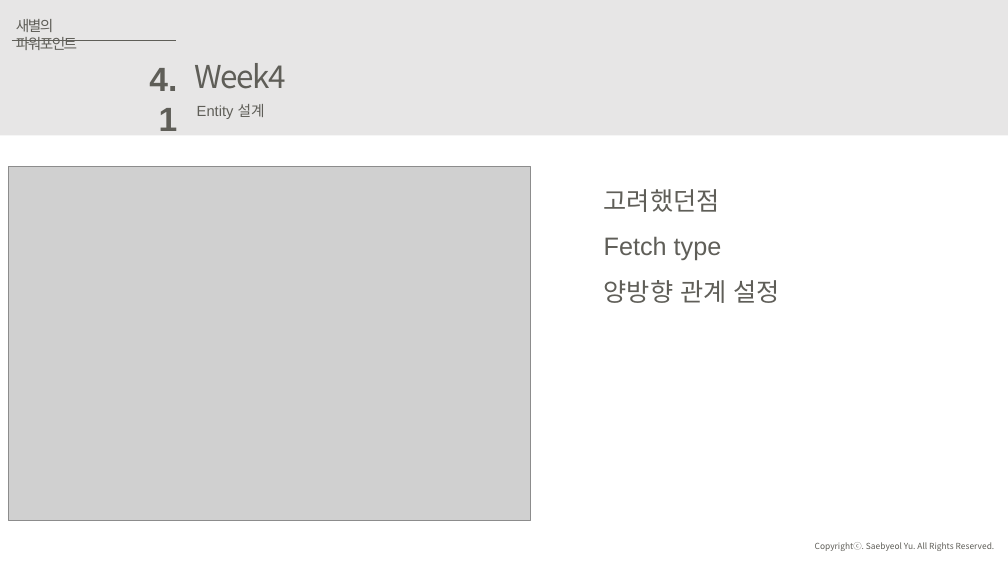
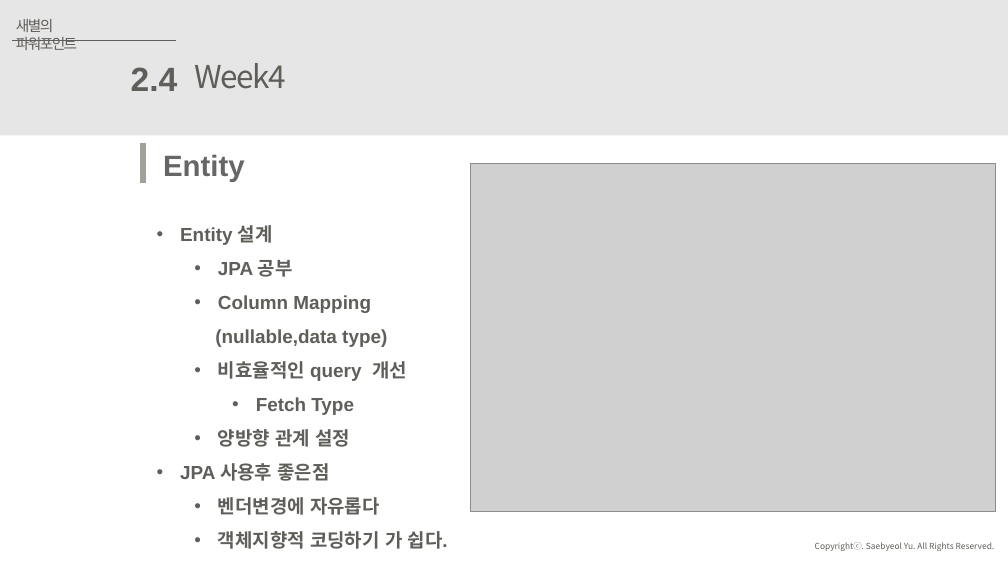
Before and after one commit to JuJinPark/interproject-process, a slide deck: slide 12 of 발표/internProject(20191010).pptx. Drawn at 1008x567 pixels with LibreOffice and Linux fonts; fonts in the diff are those of the drawing; grey boxes stand for pictures. Boxes give left, top, right and bottom in pixels: in the first picture for what was removed or moved away, otherwise in the second. Text is boxed around its words. In the diff, an @@ line names an element or a change of style, - is before the commit and + after.

```diff
--- a/발표/internProject(20191010).pptx
+++ b/발표/internProject(20191010).pptx
@@ text at box(131, 67, 178, 91): text changed @@
-4.1
+2.4
@@ line added from (143, 143) to (143, 184), #A1A099 6 pt @@
@@ picture removed at box(8, 166, 531, 521) @@
@@ text at box(163, 154, 245, 182): text changed; size 14 to 28 pt; text colour #5F5E58 to #666666; bold on @@
-Entity 설계
+Entity
@@ picture added at box(470, 163, 996, 512) @@
@@ text removed at box(604, 189, 780, 303) @@
-고려했던점
-Fetch type
-양방향 관계 설정
@@ text added at box(180, 225, 448, 549), 18 pt, text #5F5E58, bold @@
+• Entity 설계
+  • JPA 공부
+  • Column Mapping
+  (nullable,data type)
+  • 비효율적인 query 개선
+    • Fetch Type
+  • 양방향 관계 설정
+• JPA 사용후 좋은점
+  • 벤더변경에 자유롭다
+  • 객체지향적 코딩하기 가 쉽다.
```
Also in this commit, not shown: 13 other slides changed, 2 slides added, 12 slides removed, 3 other files.
